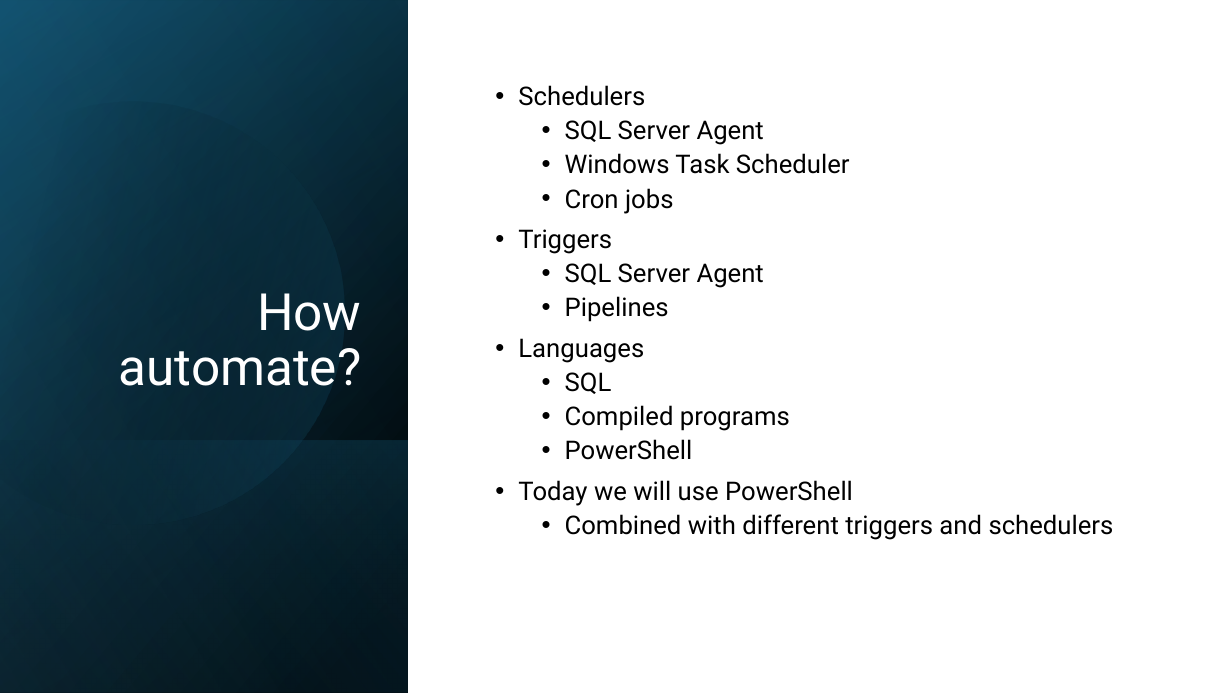
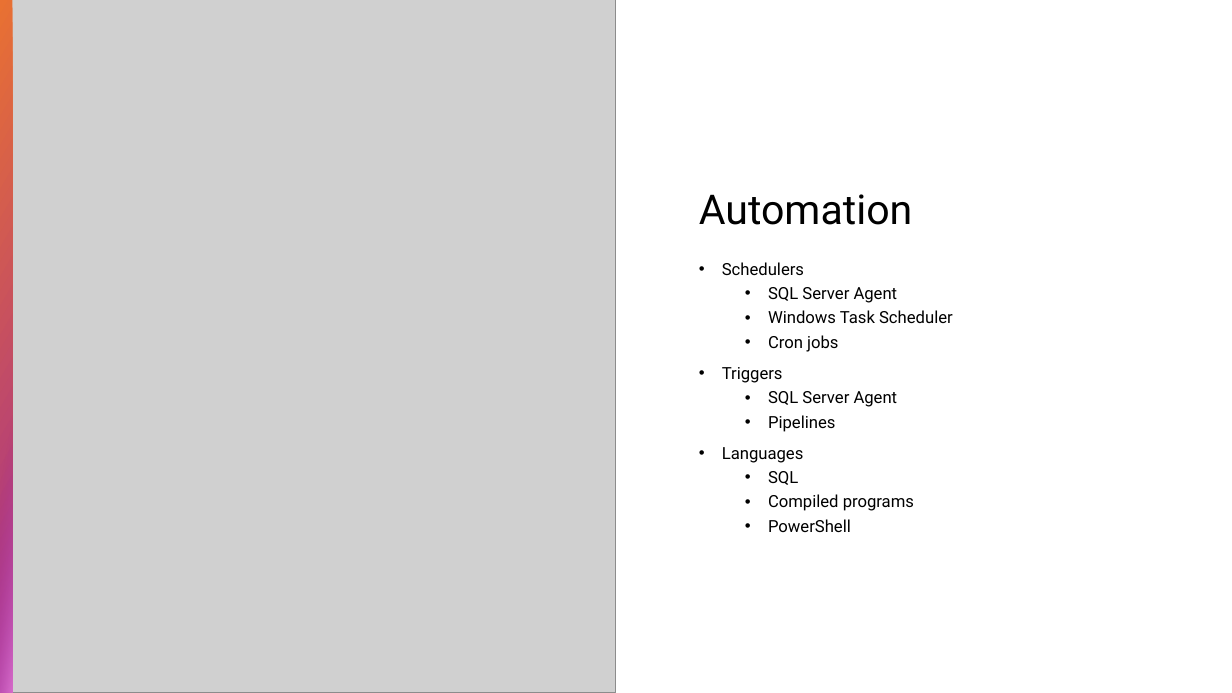
Before and after one commit to transmokopter/Presentations, a slide deck: slide 4 of become-a-metadata-driven-dba/become-a-metadata-driven-dba.pptx. Drawn at 1232x693 pixels with LibreOffice and Linux fonts; fonts in the diff are those of the drawing; grey boxes stand for pictures; background and template pictures are left out. Boxes give left, top, right and bottom in pixels: in the first picture for what was removed or moved away, otherwise in the second. Text is boxed around its words. In the diff, an @@ line names an element or a change of style, - is before the commit and + after.

```diff
--- a/become-a-metadata-driven-dba/become-a-metadata-driven-dba.pptx
+++ b/become-a-metadata-driven-dba/become-a-metadata-driven-dba.pptx
@@ rectangle removed at [0, 0, 1232, 693] @@
@@ rectangle removed at [0, 0, 409, 693] @@
@@ rectangle removed at [0, 1, 409, 693] @@
@@ rectangle removed at [0, 0, 409, 692] @@
@@ picture added at [0, 0, 616, 693] @@
@@ rectangle added at [0, 0, 12, 693], fill gradient #E97132 to #A02B93 @@
@@ freeform shape removed at [0, 52, 395, 567] @@
@@ title added at [699, 194, 913, 225], 32 pt, text #000000 @@
+Automation
@@ text "Schedulers": place and size @@
-text "Schedulers" at [518, 85, 1114, 540]
+text "Schedulers" at [722, 262, 953, 532]
@@ text "Schedulers" at [722, 262, 953, 532]: size 20 to 13 pt; vertical alignment middle to top @@
@@ title removed at [119, 293, 362, 386] @@
-How automate?
@@ rectangle added at [0, 419, 12, 693], fill gradient #A02B93 to #D86ECC @@
@@ rectangle removed at [0, 440, 409, 693] @@
@@ text at [518, 480, 1114, 540]: paragraphs removed @@
-• Today we will use PowerShell
-  • Combined with different triggers and schedulers
```
Also in this commit, not shown: 5 other slides changed, 7 slides added, 3 slides removed.
